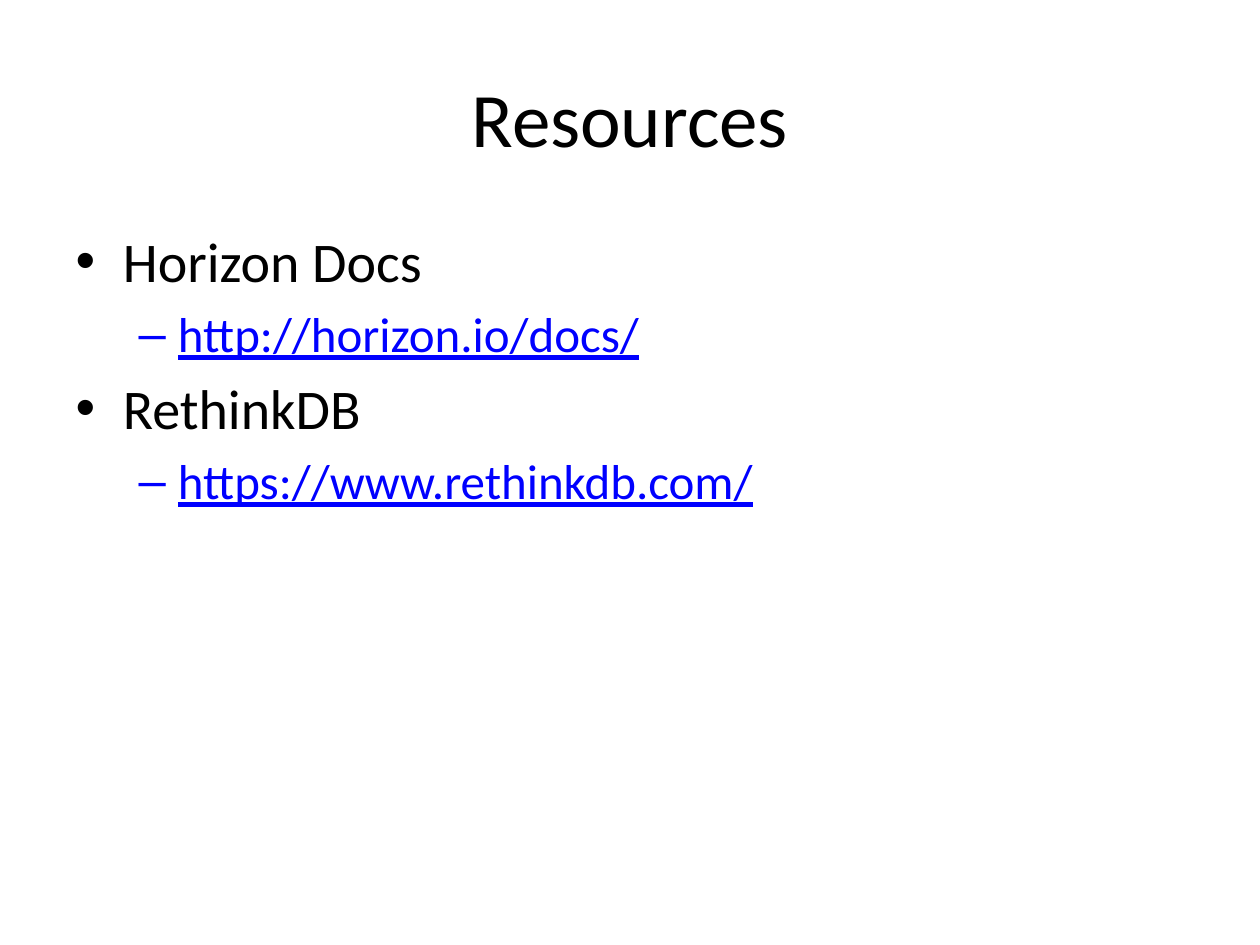
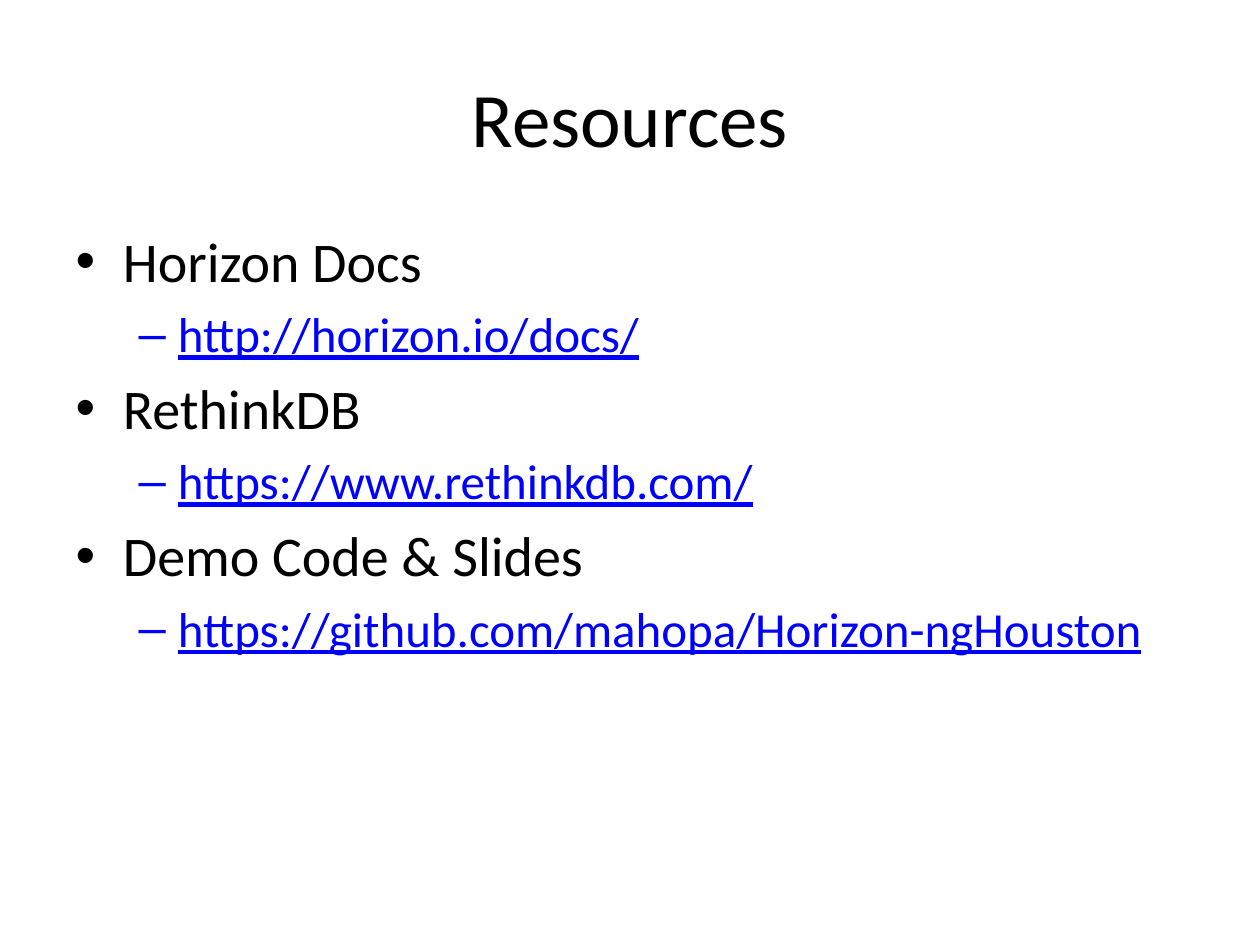
Before and after one commit to mahopa/Horizon-ngHouston, a slide deck: slide 12 of HorizonSlide.pptx. Drawn at 1260x945 pixels with LibreOffice and Linux fonts; fonts in the diff are those of the drawing. Boxes give left, top, right and bottom in pixels: in the first picture for what was removed or moved away, otherwise in the second. Text is boxed around its words. In the diff, an @@ line names an element or a change of style, - is before the commit and + after.

Commit message:
Update slides

```diff
--- a/HorizonSlide.pptx
+++ b/HorizonSlide.pptx
@@ text at [123,537,1141,656]: paragraphs added @@
+• Demo Code & Slides
+  – https://github.com/mahopa/Horizon-ngHouston
```
